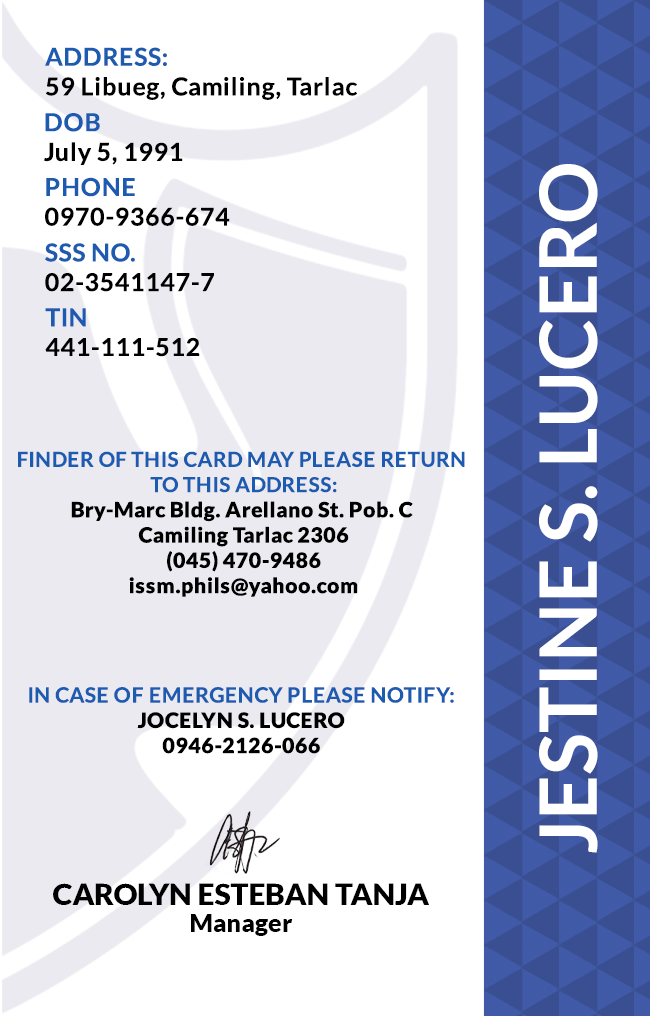
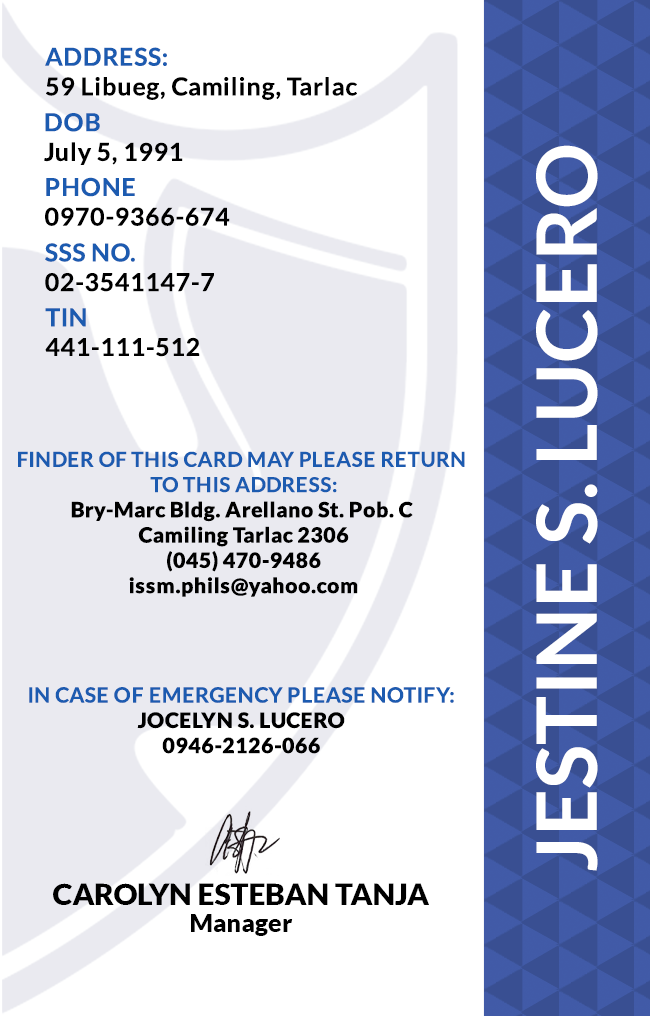
Before/after of a 650 × 1016 layered artwork. What changed in the layer stack:
painted on "JESTINE S. LUCERO" over (x1=536, y1=145, x2=598, y2=871)
